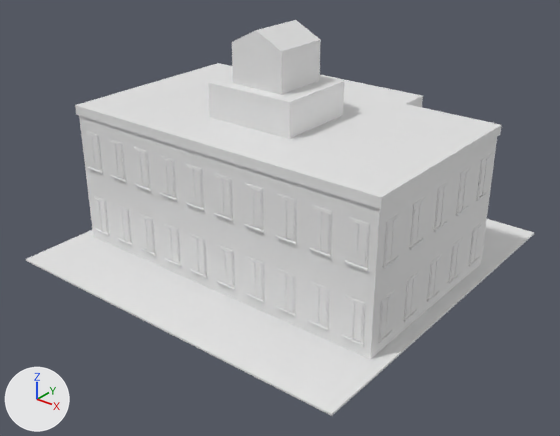
Two versions of the glTF model assets/models/admin_hall.glb, one commit apart.
Rendered twice from a 50 mm lens placed at (13.92, -17.83, 12.01), pointed at (0.43, -0.97, 1.56). Arrows for +X, +Y and +Z are at lower left; the lights stay in place. The picture after the commit comes second. Where no turn or scale is listed for an object, it has been applied to the vertices. Vertices at exactly the same position are counted once.

The scene before the commit, as lines of its bpy script (objects in view):
```python
me_admin_hall = bpy.data.meshes.new('Admin_hall')
me_admin_hall.from_pydata(...)  # 2082 vertices, 3186 faces; spans x -5.95..5.95, y -5.95..5.95, z 0.0..7.35
me_admin_hall.materials.append(mat_unit)  # white #e7e7e7
ob_admin_hall = bpy.data.objects.new('Admin_hall', me_admin_hall)
ob_admin_hall.location = (0.0, 0.0, 0.0)
```
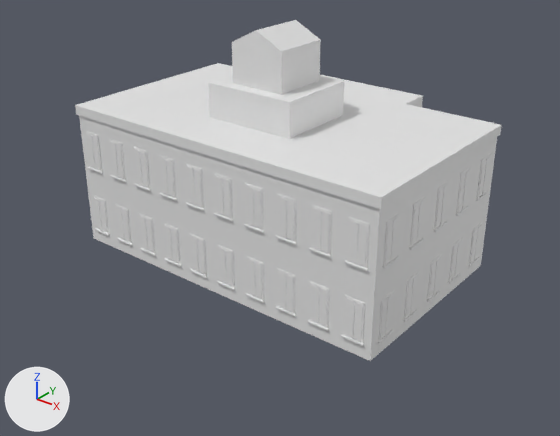
Where the change shows, as pixel boxes (x1, y1, x2, y2) in the pictures (560 x 436 px):
'Admin_hall', reshaped (16% narrower, 14% shorter): before (26, 20, 534, 416); after (75, 20, 502, 361)
part 1 of me_admin_hall, deleted: before (26, 219, 534, 416)

The change, as a diff of the scene's bpy script:
```diff
--- a/assets/models/admin_hall.glb.py
+++ b/assets/models/admin_hall.glb.py
@@ me_admin_hall @@
 # used by ob_admin_hall; location = (0.0, 0.0, 0.0)
-me_admin_hall.from_pydata(...)  # 2082 vertices, 3186 faces; spans x -5.95..5.95, y -5.95..5.95, z 0.0..7.35
+me_admin_hall.from_pydata(...)  # 2074 vertices, 3174 faces; spans x -5.57..5.57, y -3.67..4.2, z 0.0..7.35
+# me_admin_hall part 1: the loose piece of 8 vertices spanning x -5.95..5.95, y -5.95..5.95, z 0.0..0.06 is deleted
 me_admin_hall.materials.append(mat_unit)
```
